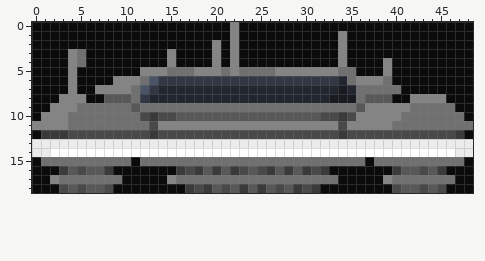
Edited in one commit: pixel-art file (source/enemies/ufo_2.ase). The picture above is the old version.
49x19 pixels, 1 frame.
The same view after the edit:
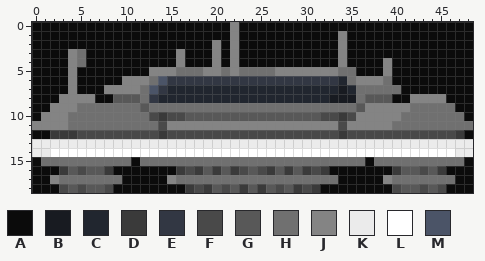
Palette (. is transparent): A #0b0b0b  B #181b21  C #21262f  D #3a3a3a  E #323743  F #494949  G #585858  H #707070  J #848484  K #ebebeb  L #ffffff  M #4b5467
From old to new:
Changed rows in their new state; - is an unchanged pixel.
Layer "Layer 1":
first column x 1:
 3 --------------AJ--
 4 --------------AJ--
 5 -----------A--J--H
 6 --------A--JHM----
 7 ------A---JHME----
 8 -----J-A--GHE-----
 9 ----------HG------
10 -----------HFD-F--
11 ------------HF----
12 A--D--------FD----
Pixel boxes of the changes (left, top, right, bottom) in both pictures:
changed: (86, 49, 203, 139)
changed: (41, 130, 77, 139)
